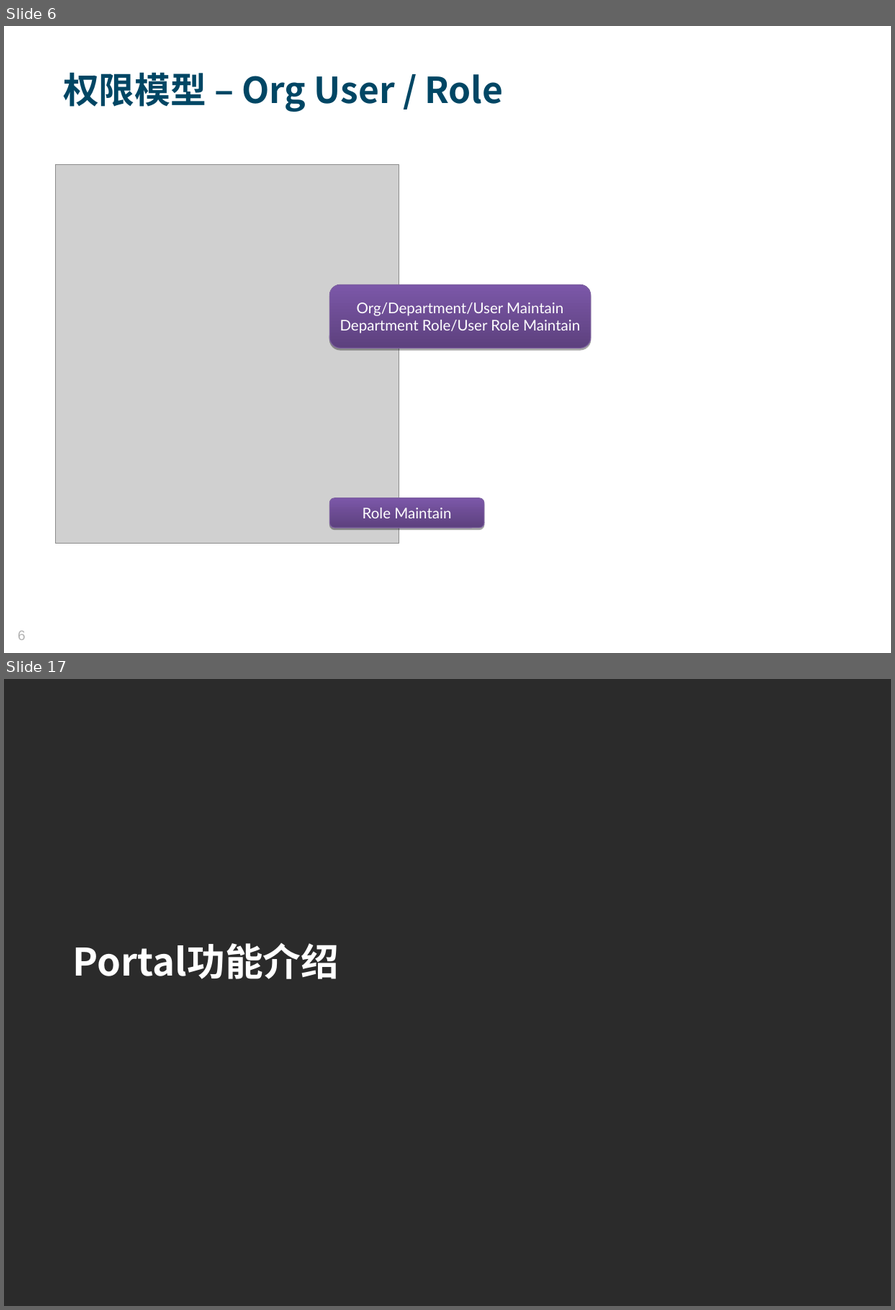
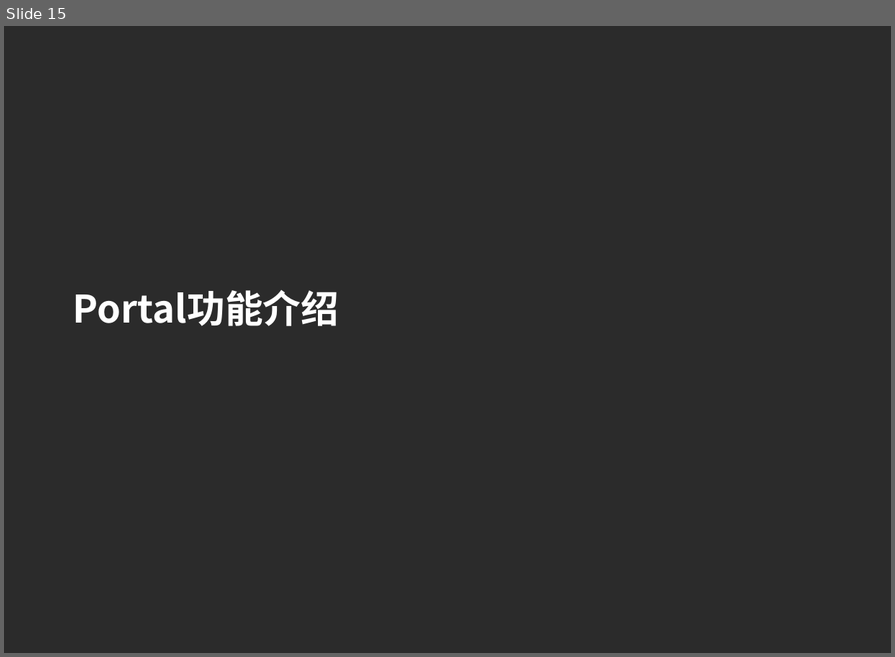
Before and after one commit to MosesZhu/Cube, a slide deck: Document/New Webframework Introduction.ppt. Shown one above the other, each under a label of ours: slides 6 and 17 before the commit, slide 15 after it; the slides between them are not shown. The pictures are 895x1310 and 895x657 pixels, drawn with LibreOffice and Linux fonts; fonts in the diff are those of the drawing; grey boxes stand for pictures; background and template pictures are left out; a plain dark background stands for a picture behind light text. Boxes give left, top, right and bottom in pixels: in the first picture for what was removed or moved away, otherwise in the second. Text is boxed around its words. In the diff, an @@ line names an element or a change of style, - is before the commit and + after.

```diff
--- a/Document/New Webframework Introduction.ppt
+++ b/Document/New Webframework Introduction.ppt
@@ slide 6 removed at <box>4,26,891,653</box>, background picture (left out) @@
@@ text removed at <box>63,72,504,112</box> @@
-权限模型 – Org User / Role
@@ picture removed at <box>56,165,399,544</box> @@
@@ rounded rectangle removed at <box>329,284,591,349</box> @@
-Org/Department/User Maintain
-Department Role/User Role Maintain
@@ rounded rectangle removed at <box>329,498,484,528</box> @@
-Role Maintain
@@ page number removed at <box>18,631,26,640</box> @@
-6
@@ what was slide 17 is now slide 15 @@
```
Also in this commit, not shown: 11 slides changed, 2 slides added, 3 other slides removed, 12 other files.
